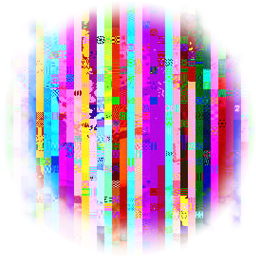
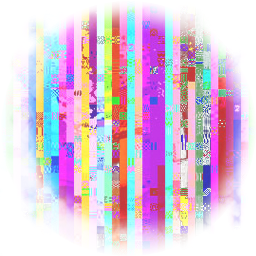
Two versions of the same layered image (256×256). Layer-by-layer changes:
"Layer 1": opacity 100% → 80%, painted on it over [5, 3, 255, 255]
